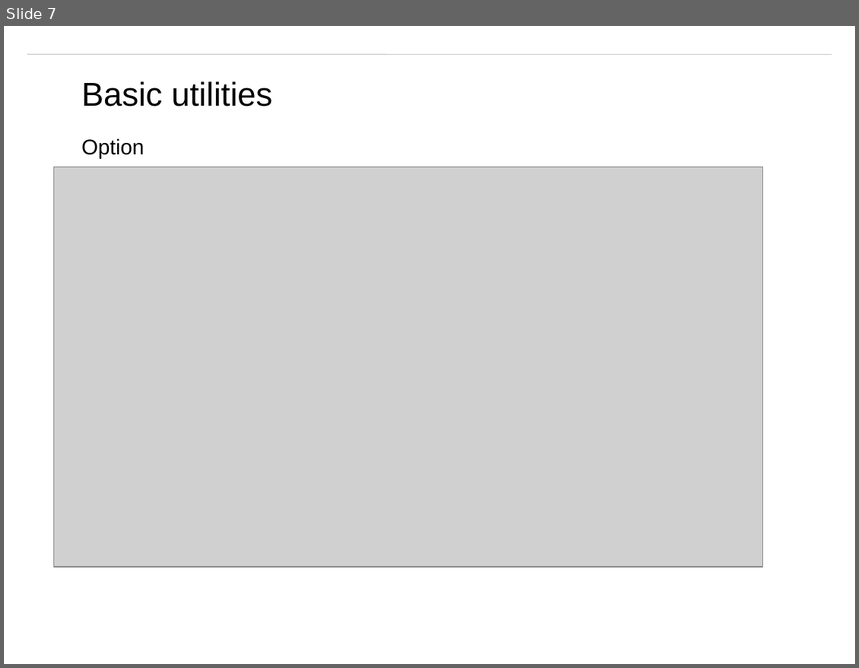
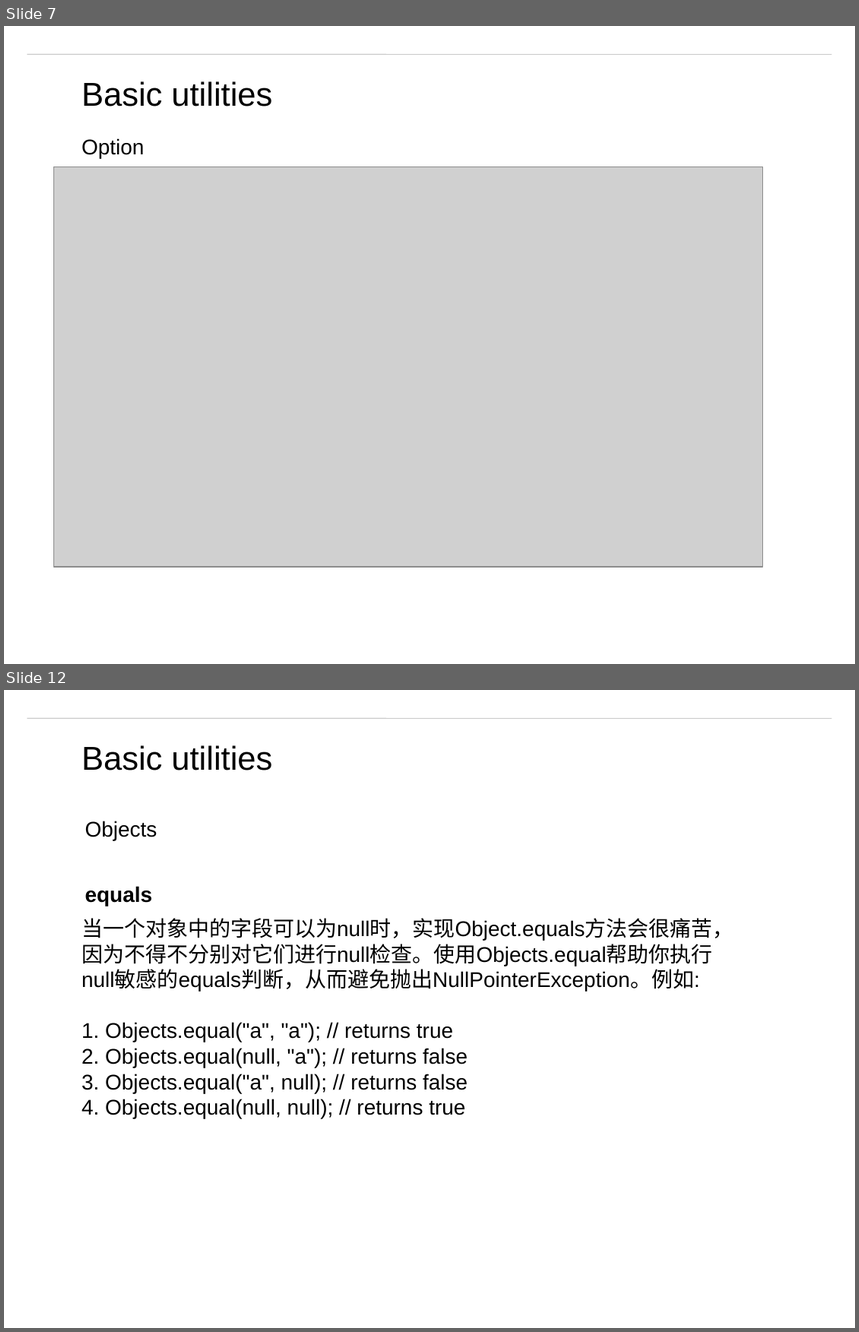
Before and after one commit to matt19870107/Guava, a slide deck: Guava.pptx. Shown one above the other, each under a label of ours: slide 7 before the commit, slides 7 and 12 after it; the slides between them are not shown. The pictures are 859x668 and 859x1332 pixels, drawn with LibreOffice and Linux fonts; fonts in the diff are those of the drawing; grey boxes stand for pictures; background and template pictures are left out. Boxes give left, top, right and bottom in pixels: in the first picture for what was removed or moved away, otherwise in the second. Text is boxed around its words. In the diff, an @@ line names an element or a change of style, - is before the commit and + after.

Commit message:
objects

```diff
--- a/Guava.pptx
+++ b/Guava.pptx
@@ slide 12 added at bbox=[4, 690, 855, 1328], background #FFFFFF; not listed: 1 template element that a slide beside it also shows @@
@@ text added at bbox=[82, 745, 272, 771], 28 pt, text #000000 @@
+Basic utilities
@@ text added at bbox=[85, 821, 158, 840], 18 pt, text #000000 @@
+Objects
@@ text added at bbox=[85, 886, 153, 906], 18 pt, text #000000, bold @@
+equals
@@ text added at bbox=[82, 918, 734, 1119], 18 pt, text #000000 @@
+当一个对象中的字段可以为null时，实现Object.equals方法会很痛苦，因为不得不分别对它们进行null检查。使用Objects.equal帮助你执行null敏感的equals判断，从而避免抛出NullPointerException。例如:
+1. Objects.equal("a", "a"); // returns true
+2. Objects.equal(null, "a"); // returns false
+3. Objects.equal("a", null); // returns false
+4. Objects.equal(null, null); // returns true
```
Also in this commit, not shown: 2 slides changed, 10 other slides added, 1 slide removed, 5 other files.
